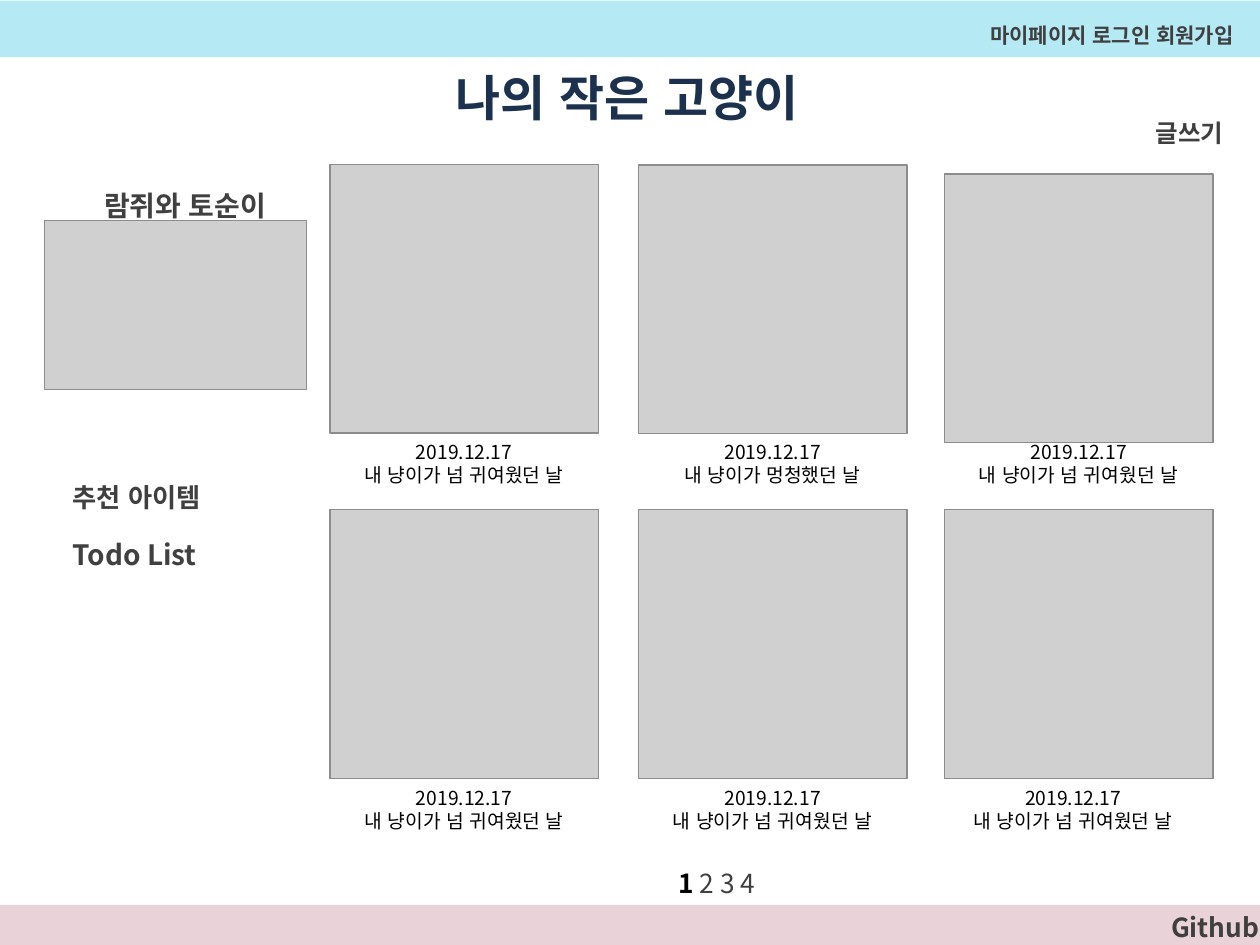
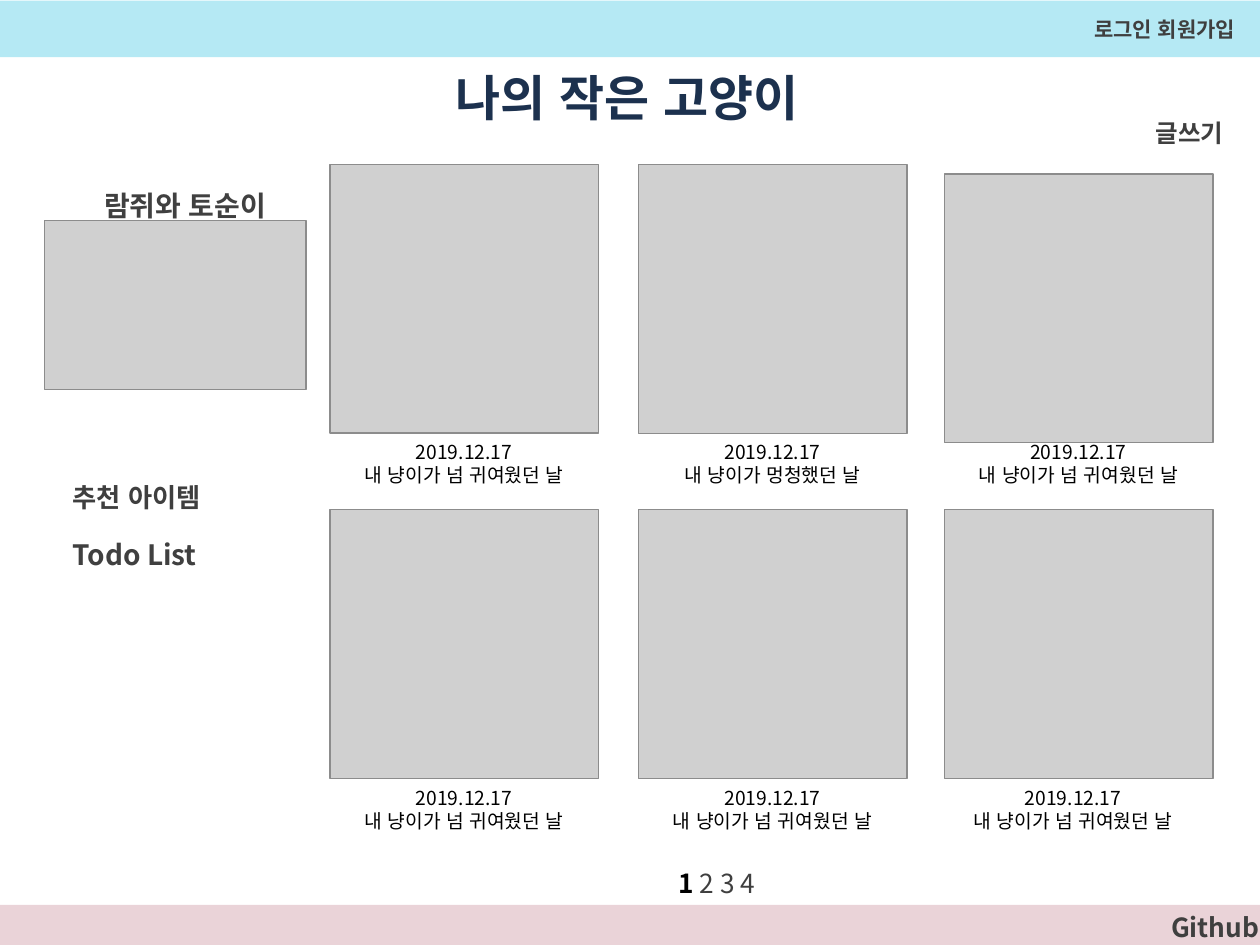
Before and after one commit to paik11012/my_pet_page, a slide deck: slide 3 of 작은 친구 사이트 기획안.pptx. Drawn at 1260x945 pixels with LibreOffice and Linux fonts; fonts in the diff are those of the drawing; grey boxes stand for pictures. Boxes give left, top, right and bottom in pixels: in the first picture for what was removed or moved away, otherwise in the second. Text is boxed around its words. In the diff, an @@ line names an element or a change of style, - is before the commit and + after.

```diff
--- a/작은 친구 사이트 기획안.pptx
+++ b/작은 친구 사이트 기획안.pptx
@@ text at (1094,19,1235,39): text changed @@
-마이페이지 로그인 회원가입
+로그인 회원가입
```
Also in this commit, not shown: 2 other slides changed, 9 other files.
